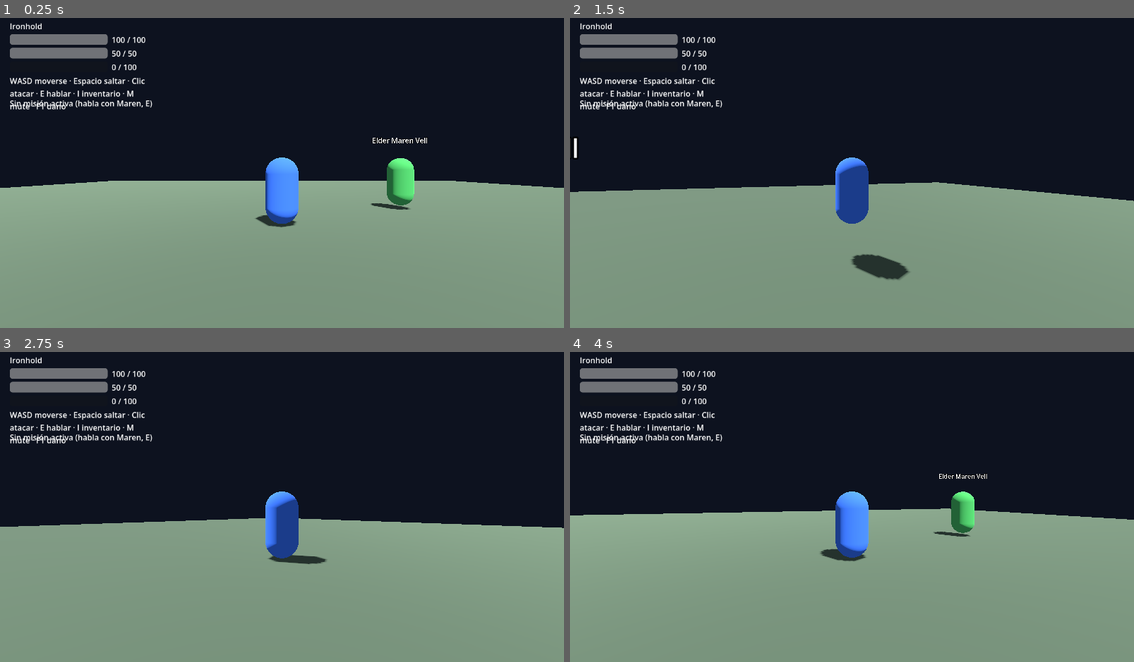
Above: before the commit, frames 1-4 (two rows, left to right).
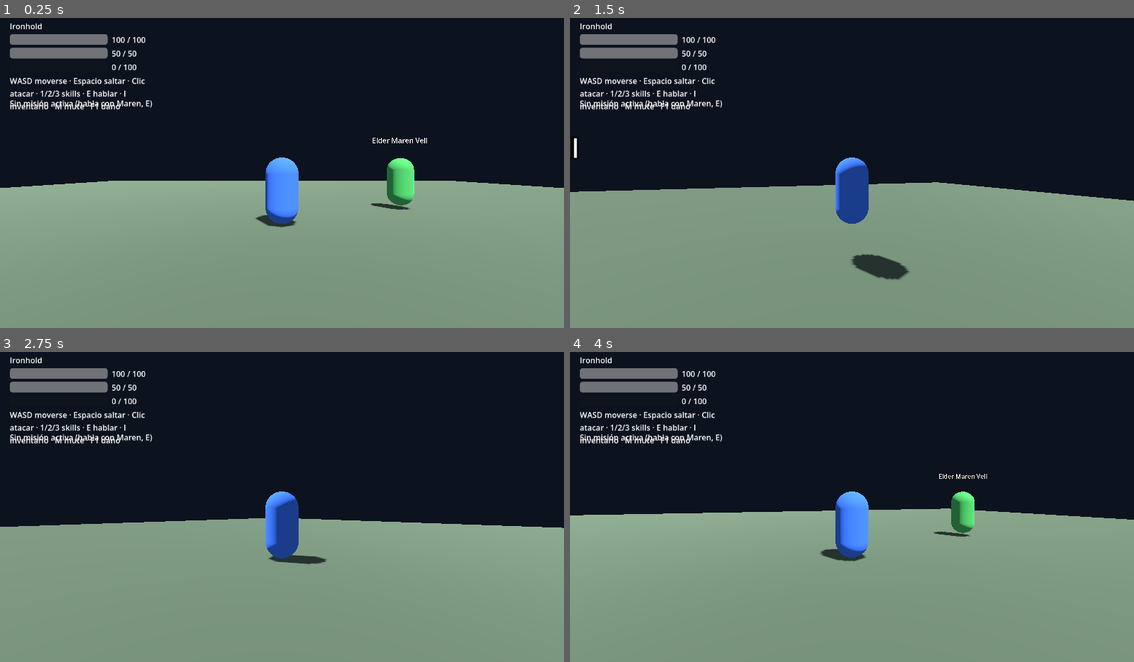
Above: after the commit, the same moments.

Repository: yojananyosef/flyff-reforged
Game: Godot game, scene res://scenes/main.tscn
Two runs of this game, one before a commit and one after it. Both use one fixed random seed, a clock stepped at 60 frames per second and the inputs below.
Inputs (mouse positions are in pixels of both pictures, inside the frame that each line leads up to):
- Up to frame 1 (0.25 s): no input
- Up to frame 2 (1.5 s): tap Enter at 0.5 s; move the mouse to (880, 169) at 0.52 s; hold W (move_forward) from 0.53 s (still down); tap 1 at 0.6 s; click (880, 169) at 0.67 s; tap Space (jump) at 0.77 s; tap 2 at 0.8, 1.35 s; move the mouse to (823, 169) at 1.27 s; click (823, 169) at 1.42 s
- Up to frame 3 (2.75 s): keep holding W (move_forward); tap Space (jump) at 1.52 s; tap 3 at 1.55, 2.1 s; move the mouse to (293, 497) at 2.02 s; click (293, 497) at 2.17 s; tap 1 at 2.3 s
- Up to frame 4 (4 s): keep holding W (move_forward); move the mouse to (846, 510) at 2.77 s; tap 1 at 2.85 s; click (846, 510) at 2.92 s; tap Space (jump) at 3.02, 3.77 s; tap 2 at 3.05, 3.6 s; move the mouse to (891, 507) at 3.52 s; click (891, 507) at 3.67 s; tap 3 at 3.8 s

The runs differ from the first frame. In frame 1, 0.4% of the frame differs, in the area x 1-24%, y 23-30%; in frame 2, 0.4%; in frame 3, 0.4%; in frame 4, 0.4%.

Commit message:
feat: skills aethermere-skills (formula, 3 skills warden, barra HUD)

Diff:
--- a/godot_project/scenes/main.tscn
+++ b/godot_project/scenes/main.tscn
@@ -170,7 +170,7 @@
 offset_top = 120.0
 offset_right = 310.0
 offset_bottom = 162.0
-text = "WASD moverse · Espacio saltar · Clic atacar · E hablar · I inventario · M mute · F1 dano"
+text = "WASD moverse · Espacio saltar · Clic atacar · 1/2/3 skills · E hablar · I inventario · M mute · F1 dano"
 autowrap_mode = 2
 
 [node name="QuestLabel" type="Label" parent="HUD/Panel"]
--- a/godot_project/scripts/audio_manager.gd
+++ b/godot_project/scripts/audio_manager.gd
@@ -28,6 +28,7 @@
 	"ui_close": "InfClose.wav",
 	"pickup": "InfGroundPickup.wav",
 	"reward": "ItemDropDing.wav",
+	"heal": "ItemGnPotion.wav",
 }
 
 var muted := false
--- a/godot_project/scripts/hud.gd
+++ b/godot_project/scripts/hud.gd
@@ -6,6 +6,7 @@
 
 var _inventory_open := false
 var _inventory_seen_version := -1
+var _skill_slots: Dictionary = {}  # skill_id -> {"bar": .., "name": .., "key": ..}
 
 @onready var hp_bar: ProgressBar = $Panel/HPBar
 @onready var hp_label: Label = $Panel/HPLabel
@@ -25,6 +26,7 @@
 		zone_label.text = str(game_data.get_zone_display_name())
 		print("[HUD] zona mostrada: " + zone_label.text)
 	inventory_panel.visible = false
+	_build_skill_bar(game_data)
 
 
 func _unhandled_input(event: InputEvent) -> void:
@@ -49,6 +51,7 @@
 	_sync_bar(mp_bar, mp_label, p.mp, p.max_mp)
 	_sync_bar(exp_bar, exp_label, p.exp, p.max_exp)
 	_sync_quest()
+	_sync_skills(p)
 	if _inventory_open and p.inventory_version != _inventory_seen_version:
 		_rebuild_inventory()
 
@@ -92,3 +95,64 @@
 			name = game_data.get_item_name(str(item_id))
 		inventory_list.add_item("%s x%d" % [name, count])
 	_inventory_seen_version = p.inventory_version
+
+
+func _build_skill_bar(game_data) -> void:
+	if game_data == null:
+		return
+	var bar := HBoxContainer.new()
+	bar.name = "SkillBar"
+	bar.anchor_left = 0.5
+	bar.anchor_right = 0.5
+	bar.anchor_top = 1.0
+	bar.anchor_bottom = 1.0
+	bar.offset_left = -190.0
+	bar.offset_right = 190.0
+	bar.offset_top = -64.0
+	bar.offset_bottom = -8.0
+	bar.add_theme_constant_override("separation", 8)
+	add_child(bar)
+	var ids: Array = game_data.skills.keys()
+	ids.sort()
+	var key := 1
+	for sid in ids:
+		var sk: Dictionary = game_data.skills[sid]
+		var slot := VBoxContainer.new()
+		slot.custom_minimum_size = Vector2(120, 56)
+		var key_label := Label.new()
+		key_label.text = "[%d] %s" % [key, str(sk.get("name", sid))]
+		var cd := ProgressBar.new()
+		cd.custom_minimum_size = Vector2(120, 10)
+		cd.show_percentage = false
+		cd.max_value = 1.0
+		cd.value = 0.0
+		slot.add_child(key_label)
+		slot.add_child(cd)
+		bar.add_child(slot)
+		_skill_slots[str(sid)] = {"bar": cd, "label": key_label, "key": key,
+			"name": str(sk.get("name", sid)),
+			"level_required": int(sk.get("level_required", 99)),
+			"mp_cost": float(sk.get("mp_cost", 0))}
+		key += 1
+	print("[HUD] barra de skills: %d slots" % _skill_slots.size())
+
+
+func _sync_skills(p) -> void:
+	for sid in _skill_slots:
+		var slot: Dictionary = _skill_slots[sid]
+		var bar: ProgressBar = slot["bar"]
+		var label: Label = slot["label"]
+		var state: Array = p.skill_state(sid)
+		var cd_max: float = p.skill_cooldown_max(sid)
+		bar.max_value = maxf(cd_max, 0.01)
+		bar.value = float(state[1])
+		var txt := "[%d] %s" % [int(slot["key"]), str(slot["name"])]
+		if state[0] == "locked":
+			txt += " (Nv %d)" % int(slot["level_required"])
+		elif state[0] == "cooldown":
+			txt += " (%.0fs)" % float(state[1])
+		elif state[0] == "no_mana":
+			txt += " (MP)"
+		elif sid == "skill_002" and p.bulwark_time > 0.0:
+			txt += " (ACTIVO)"
+		label.text = txt
--- a/godot_project/scripts/main.gd
+++ b/godot_project/scripts/main.gd
@@ -117,7 +117,7 @@
 		"audio 16/16 presente (%s)" % str(audio.missing_files()))
 	for sfx_name in audio.known_sfx():
 		audio.play_sfx(sfx_name)
-	_check(true, "12 SFX emitidos sin error")
+	_check(true, "%d SFX emitidos sin error" % audio.known_sfx().size())
 	audio.notify_combat()
 	_check(audio._in_combat_music, "musica de combate activa tras agresion")
 	audio.toggle_mute()
@@ -162,10 +162,10 @@
 			break
 	_check(crow != null, "existe mon_004 en escena")
 	if crow != null:
-		var crow_hp0: float = crow.hp
 		player.global_position = crow.global_position + Vector3(1.0, 0.0, 0.0)
 		player.attack()
-		_check(crow.hp < crow_hp0, "golpe melee reduce HP (%.0f -> %.0f)" % [crow_hp0, crow.hp])
+		_check(is_equal_approx(crow.hp, 20.0),
+			"basico con formula: 25 - max(1,5-0) = 20 (%.0f)" % crow.hp)
 
 	var victim: Node3D = null
 	for m in get_tree().get_nodes_in_group("monsters"):
@@ -183,6 +183,44 @@
 		_check(prog1.size() == 2 and int(prog1[0]) == int(prog0[0]) + 1,
 			"muerte cuenta para quest_102 (%s)" % str(prog1))
 
+	# --- skills ---
+	_check(player.known_skills() == ["skill_001"], "nivel 1 solo conoce Ember")
+	_check(not player.cast_skill("skill_002"), "Bulwark bloqueado a nivel 1")
+	_check(not player.cast_skill("skill_999"), "skill inexistente se rechaza")
+	player.mp = 0.0
+	_check(player.skill_state("skill_001")[0] == "no_mana", "sin MP estado no_mana")
+	_check(not player.cast_skill("skill_001"), "sin MP no se castea")
+	player.mp = player.max_mp
+	player.level = 3
+	_check(player.known_skills().size() == 3, "nivel 3 conoce las 3 skills")
+
+	var hare: Node3D = null
+	for m in get_tree().get_nodes_in_group("monsters"):
+		if m.get("monster_id") == "mon_001" and m.hp >= 30.0:
+			hare = m
+			break
+	_check(hare != null, "existe liebre intacta para Ember")
+	if hare != null:
+		player.global_position = hare.global_position + Vector3(1.0, 0.0, 0.0)
+		var mp0: float = player.mp
+		_check(player.cast_skill("skill_001"), "Ember se lanza")
+		_check(is_equal_approx(hare.hp, 13.0),
+			"Ember con formula: 30 - max(1,5+12-0) = 13 (%.0f)" % hare.hp)
+		_check(is_equal_approx(player.mp, mp0 - 5.0), "Ember cuesta 5 MP")
+		_check(not player.cast_skill("skill_001"), "Ember en cooldown se rechaza")
+
+	_check(player.cast_skill("skill_002"), "Bulwark se activa")
+	_check(player.bulwark_time > 0.0, "buff Bulwark corriendo")
+	var php0: float = player.hp
+	player.take_mob_damage(10.0)
+	_check(absf(player.hp - (php0 - 4.5)) < 0.01,
+		"Bulwark mitiga: max(1,10-1)/2 = 4.5 (%.1f)" % (php0 - player.hp))
+
+	_check(player.cast_skill("skill_003"), "Bandage se lanza")
+	_check(absf(player.hp - minf(player.max_hp, php0 - 4.5 + 30.0)) < 0.01,
+		"Bandage cura 30%% del max (%.0f HP)" % player.hp)
+	_check(not player.cast_skill("skill_003"), "Bandage en cooldown se rechaza")
+
 	if _failures.is_empty():
 		print("SIM-QUEST PASS")
 		get_tree().quit(0)
--- a/godot_project/scripts/monster.gd
+++ b/godot_project/scripts/monster.gd
@@ -9,6 +9,7 @@
 var max_hp: float = 10.0
 var hp: float = 10.0
 var attack: float = 1.0
+var defense: float = 0.0
 var exp_value: float = 1.0
 var drops: Array = []
 
@@ -27,6 +28,7 @@
 	max_hp = float(def.get("hp", 10))
 	hp = max_hp
 	attack = float(def.get("attack", 1))
+	defense = float(def.get("defense", 0))
 	exp_value = float(def.get("exp", 1))
 	drops = def.get("drops", [])
 
@@ -52,8 +54,8 @@
 	if player != null and _touch_cooldown <= 0.0:
 		if global_position.distance_to(player.global_position) < 1.4:
 			_touch_cooldown = 1.0
-			if player.has_method("take_damage"):
-				player.take_damage(attack)
+			if player.has_method("take_mob_damage"):
+				player.take_mob_damage(attack)
 
 
 func take_damage(amount: float) -> void:
--- a/godot_project/scripts/player.gd
+++ b/godot_project/scripts/player.gd
@@ -7,8 +7,18 @@
 @export var speed: float = 5.0
 @export var jump_velocity: float = 4.5
 @export var mouse_sensitivity: float = 0.003
-@export var attack_damage: float = 14.0  # Ember Slash (12) + 2 base
 @export var attack_range: float = 2.5
+@export var base_attack: float = 5.0
+@export var base_defense: float = 1.0
+@export var mp_regen: float = 3.0
+
+## Cooldowns/duraciones por skill (skills.json no trae tiempos; ver design).
+const SKILL_TIMES := {
+	"skill_001": {"cd": 4.0, "range": 3.0},
+	"skill_002": {"cd": 20.0, "duration": 5.0},
+	"skill_003": {"cd": 15.0},
+}
+const EMBER_POWER_BONUS := 0.0  # el poder viene de skills.json (12)
 
 var level: int = 1
 var max_hp: float = 100.0
@@ -21,8 +31,17 @@
 var inventory: Dictionary = {"item_001": 1, "item_002": 1, "item_003": 3}
 var inventory_version: int = 0
 
+var cooldown_left: Dictionary = {"skill_001": 0.0, "skill_002": 0.0, "skill_003": 0.0}
+var bulwark_time: float = 0.0
+
 @onready var cam_pivot: Node3D = $CamPivot
 @onready var spring: SpringArm3D = $CamPivot/SpringArm3D
+@onready var body_mesh: MeshInstance3D = $MeshInstance3D
+
+
+static func phys_damage(atk: float, power: float, defense: float) -> float:
+	## Formula unica de dano fisico.
+	return maxf(1.0, atk + power - defense)
 
 
 func _ready() -> void:
@@ -46,11 +65,25 @@
 			take_damage(10.0)
 		elif event.physical_keycode == KEY_ESCAPE:
 			Input.mouse_mode = Input.MOUSE_MODE_VISIBLE
+		elif event.physical_keycode == KEY_1:
+			cast_skill("skill_001")
+		elif event.physical_keycode == KEY_2:
+			cast_skill("skill_002")
+		elif event.physical_keycode == KEY_3:
+			cast_skill("skill_003")
 
 
 func _physics_process(delta: float) -> void:
 	if not is_on_floor():
 		velocity += get_gravity() * delta
+	mp = clampf(mp + mp_regen * delta, 0.0, max_mp)
+	for sid in cooldown_left:
+		cooldown_left[sid] = maxf(0.0, float(cooldown_left[sid]) - delta)
+	if bulwark_time > 0.0:
+		bulwark_time -= delta
+		if bulwark_time <= 0.0:
+			bulwark_time = 0.0
+			_refresh_bulwark_tint()
 	if Input.is_action_just_pressed("jump") and is_on_floor():
 		velocity.y = jump_velocity
 
@@ -74,23 +107,19 @@
 
 
 func attack() -> void:
-	## Golpea al monstruo mas cercano en alcance.
+	## Golpe basico al monstruo mas cercano (formula fisica, poder 0).
 	_audio().play_sfx("swing")
-	var best: Node3D = null
-	var best_d := attack_range
-	for m in get_tree().get_nodes_in_group("monsters"):
-		var d: float = global_position.distance_to((m as Node3D).global_position)
-		if d < best_d:
-			best_d = d
-			best = m
+	var best: Node3D = _nearest_monster(attack_range)
 	if best != null and best.has_method("take_damage"):
-		best.take_damage(attack_damage)
+		var dmg := phys_damage(base_attack, 0.0, best.get("defense"))
+		best.take_damage(dmg)
 		_audio().play_sfx("hit")
 		_audio().notify_combat()
-		print("[Player] golpe a %s (%.0f dmg)" % [best.get("monster_id"), attack_damage])
+		print("[Player] golpe a %s (%.0f dmg)" % [best.get("monster_id"), dmg])
 
 
 func take_damage(amount: float) -> void:
+	## Dano directo (debug/caidas): no aplica defensa ni Bulwark.
 	hp = clampf(hp - amount, 0.0, max_hp)
 	if hp <= 0.0:
 		_audio().play_sting("sting_death")
@@ -100,6 +129,20 @@
 		_audio().notify_combat()
 
 
+func take_mob_damage(mob_attack: float) -> void:
+	## Dano de monstruo con formula + Bulwark.
+	var dmg := phys_damage(mob_attack, 0.0, base_defense)
+	if bulwark_time > 0.0:
+		dmg *= 0.5
+	hp = clampf(hp - dmg, 0.0, max_hp)
+	if hp <= 0.0:
+		_audio().play_sting("sting_death")
+		_respawn()
+	else:
+		_audio().play_sfx("player_hurt")
+		_audio().notify_combat()
+
+
 func heal(amount: float) -> void:
 	hp = clampf(hp + amount, 0.0, max_hp)
 
@@ -108,11 +151,15 @@
 	exp += amount
 	while exp >= max_exp:
 		exp -= max_exp
+		var known_before := known_skills()
 		level += 1
 		max_exp *= 1.5
 		hp = max_hp
 		_audio().play_sfx("level_up")
 		print("[Player] nivel %d!" % level)
+		for sk in known_skills():
+			if not known_before.has(sk):
+				print("[Player] habilidad aprendida: %s" % skill_name(sk))
 
 
 func add_item(item_id: String, count: int = 1) -> void:
@@ -130,5 +177,105 @@
 	print("[Player] resucitado en el punto de spawn")
 
 
+# --- Skills ---
+
+func skill_def(skill_id: String) -> Dictionary:
+	var game_data = get_node_or_null("/root/GameData")
+	if game_data == null:
+		return {}
+	return game_data.skills.get(skill_id, {})
+
+
+func skill_name(skill_id: String) -> String:
+	return str(skill_def(skill_id).get("name", skill_id))
+
+
+func known_skills() -> Array:
+	var out := []
+	var game_data = get_node_or_null("/root/GameData")
+	if game_data == null:
+		return out
+	for sid in game_data.skills:
+		if level >= int(game_data.skills[sid].get("level_required", 99)):
+			out.append(str(sid))
+	out.sort()
+	return out
+
+
+func skill_state(skill_id: String) -> Array:
+	## [estado, restante]: locked / cooldown / no_mana / ready.
+	var def := skill_def(skill_id)
+	if def.is_empty() or not known_skills().has(skill_id):
+		return ["locked", 0.0]
+	if float(cooldown_left.get(skill_id, 0.0)) > 0.0:
+		return ["cooldown", float(cooldown_left[skill_id])]
+	if mp < float(def.get("mp_cost", 0)):
+		return ["no_mana", 0.0]
+	return ["ready", 0.0]
+
+
+func skill_cooldown_max(skill_id: String) -> float:
+	return float(SKILL_TIMES.get(skill_id, {}).get("cd", 1.0))
+
+
+func cast_skill(skill_id: String) -> bool:
+	var def := skill_def(skill_id)
+	if def.is_empty():
+		return false
+	if skill_state(skill_id)[0] != "ready":
+		return false
+	var cost := float(def.get("mp_cost", 0))
+	if skill_id == "skill_001":
+		var target: Node3D = _nearest_monster(float(SKILL_TIMES["skill_001"]["range"]))
+		if target == null:
+			return false  # whiff: no consume nada
+		mp -= cost
+		cooldown_left[skill_id] = skill_cooldown_max(skill_id)
+		var dmg := phys_damage(base_attack, float(def.get("power", 0)) + EMBER_POWER_BONUS,
+			target.get("defense"))
+		target.take_damage(dmg)
+		_audio().play_sfx("swing")
+		_audio().play_sfx("hit")
+		_audio().notify_combat()
+		print("[Player] Ember Slash a %s (%.0f dmg)" % [target.get("monster_id"), dmg])
+	elif skill_id == "skill_002":
+		mp -= cost
+		cooldown_left[skill_id] = skill_cooldown_max(skill_id)
+		bulwark_time = float(SKILL_TIMES["skill_002"]["duration"])
+		_refresh_bulwark_tint()
+		_audio().play_sfx("quest_accept")
+		print("[Player] Bulwark Stance activo (%.0f s)" % bulwark_time)
+	elif skill_id == "skill_003":
+		mp -= cost
+		cooldown_left[skill_id] = skill_cooldown_max(skill_id)
+		heal(max_hp * 0.3)
+		_audio().play_sfx("heal")
+		print("[Player] Field Bandage (+%.0f HP)" % (max_hp * 0.3))
+	return true
+
+
+func _nearest_monster(max_range: float) -> Node3D:
+	var best = null
+	var best_d := max_range
+	for m in get_tree().get_nodes_in_group("monsters"):
+		var d: float = global_position.distance_to(m.global_position)
+		if d < best_d:
+			best_d = d
+			best = m
+	return best
+
+
+func _refresh_bulwark_tint() -> void:
+	if body_mesh == null:
+		return
+	if bulwark_time > 0.0:
+		var mat := StandardMaterial3D.new()
+		mat.albedo_color = Color(0.3, 0.6, 1.0, 0.45)
+		mat.transparency = BaseMaterial3D.TRANSPARENCY_ALPHA
+		body_mesh.material_override = mat
+	else:
+		body_mesh.material_override = null
+
+
 func _audio():
 	return get_node_or_null("/root/AudioManager")
Not shown, added: openspec/changes/aethermere-skills/design.md
Not shown, added: openspec/changes/aethermere-skills/proposal.md
Not shown, added: openspec/changes/aethermere-skills/specs/gameplay/spec.md
Not shown, added: openspec/changes/aethermere-skills/specs/skills/spec.md
Not shown, added: openspec/changes/aethermere-skills/tasks.md
Not shown, added: openspec/changes/archive/2026-09-17-aethermere-audio/design.md
Not shown, added: openspec/changes/archive/2026-09-17-aethermere-audio/proposal.md
Not shown, added: openspec/changes/archive/2026-09-17-aethermere-audio/specs/audio/spec.md
Not shown, added: openspec/changes/archive/2026-09-17-aethermere-audio/tasks.md
Not shown, added: openspec/specs/audio/spec.md
Not shown, changed: scripts/parsers/setup_audio.py
